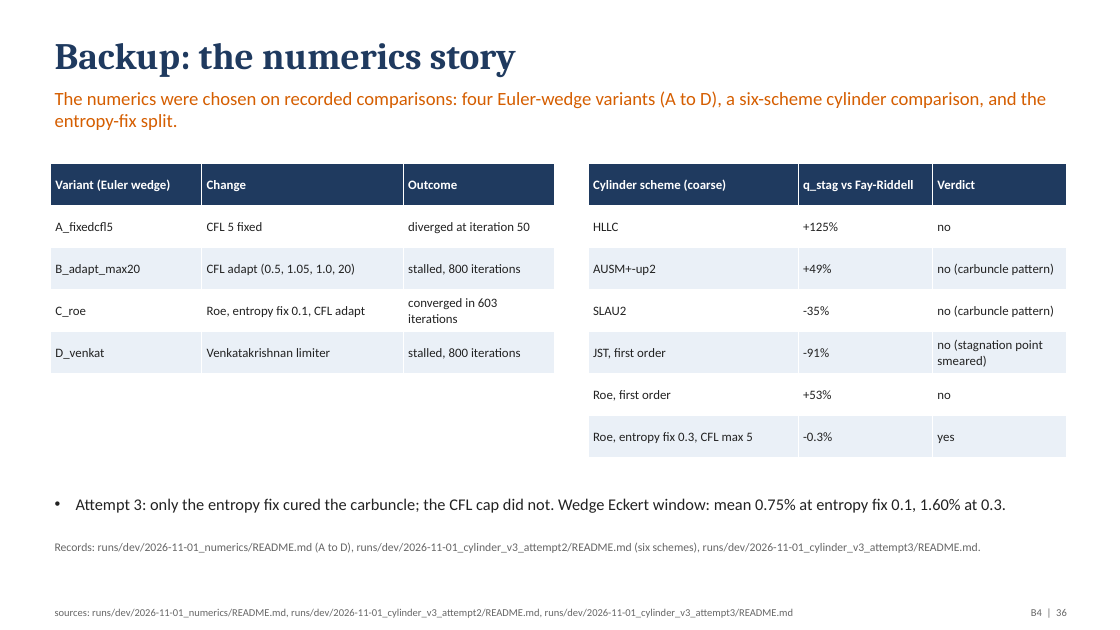
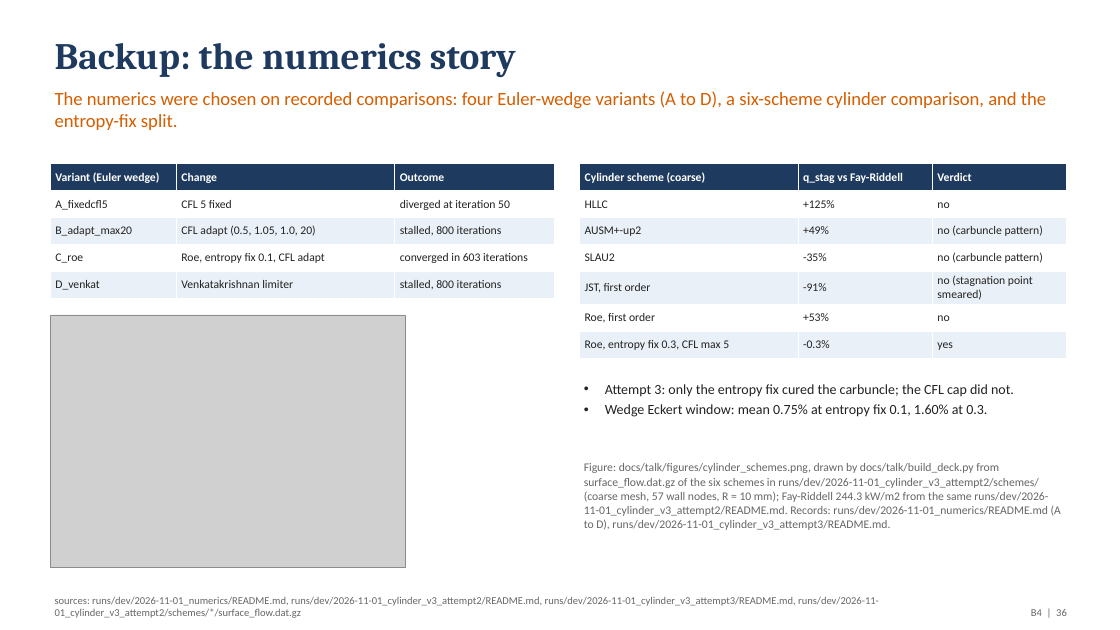
Before and after one commit to emarinhoss/ai-engineering, a slide deck: slide 36 of docs/talk/deck.pptx. Drawn at 1120x630 pixels with LibreOffice and Linux fonts; fonts in the diff are those of the drawing; grey boxes stand for pictures. Boxes give left, top, right and bottom in pixels: in the first picture for what was removed or moved away, otherwise in the second. Text is boxed around its words. In the diff, an @@ line names an element or a change of style, - is before the commit and + after.

```diff
--- a/docs/talk/deck.pptx
+++ b/docs/talk/deck.pptx
@@ table at box(50, 164, 555, 298) @@
@@ size 11 to 10 pt @@
@@ table at box(580, 164, 1067, 354) @@
@@ size 11 to 10 pt @@
@@ table: place and size @@
-table at box(588, 164, 1067, 458)
+table at box(580, 164, 1067, 354)
@@ picture added at box(50, 315, 406, 567) @@
@@ text at box(605, 384, 1014, 417): text changed; size 14 to 12 pt @@
-• Attempt 3: only the entropy fix cured the carbuncle; the CFL cap did not. Wedge Eckert window: mean 0.75% at entropy fix 0.1, 1.60% at 0.3.
+• Attempt 3: only the entropy fix cured the carbuncle; the CFL cap did not.
+• Wedge Eckert window: mean 0.75% at entropy fix 0.1, 1.60% at 0.3.
@@ text added at box(584, 463, 1061, 530), 10 pt, text #666666 @@
+Figure: docs/talk/figures/cylinder_schemes.png, drawn by docs/talk/build_deck.py from surface_flow.dat.gz of the six schemes in runs/dev/2026-11-01_cylinder_v3_attempt2/schemes/ (coarse mesh, 57 wall nodes, R = 10 mm); Fay-Riddell 244.3 kW/m2 from the same runs/dev/2026-11-01_cylinder_v3_attempt2/README.md. Records: runs/dev/2026-11-01_numerics/README.md (A to D), runs/dev/2026-11-01_cylinder_v3_attempt3/README.md.
@@ text removed at box(55, 542, 981, 553) @@
-Records: runs/dev/2026-11-01_numerics/README.md (A to D), runs/dev/2026-11-01_cylinder_v3_attempt2/README.md (six schemes), runs/dev/2026-11-01_cylinder_v3_attempt3/README.md.
@@ text at box(55, 596, 879, 618): text changed @@
-sources: runs/dev/2026-11-01_numerics/README.md, runs/dev/2026-11-01_cylinder_v3_attempt2/README.md, runs/dev/2026-11-01_cylinder_v3_attempt3/README.md
+sources: runs/dev/2026-11-01_numerics/README.md, runs/dev/2026-11-01_cylinder_v3_attempt2/README.md, runs/dev/2026-11-01_cylinder_v3_attempt3/README.md, runs/dev/2026-11-01_cylinder_v3_attempt2/schemes/*/surface_flow.dat.gz
```
Also in this commit, not shown: 7 other slides changed, 6 other files.
